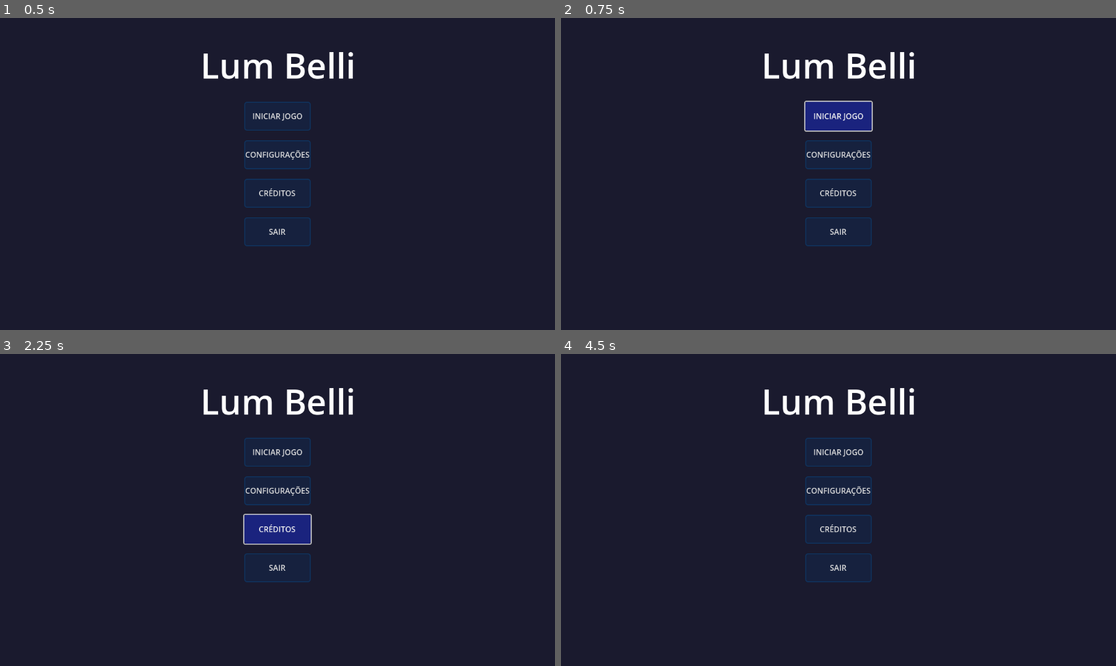
Above: before the commit, frames 1-4 (two rows, left to right).
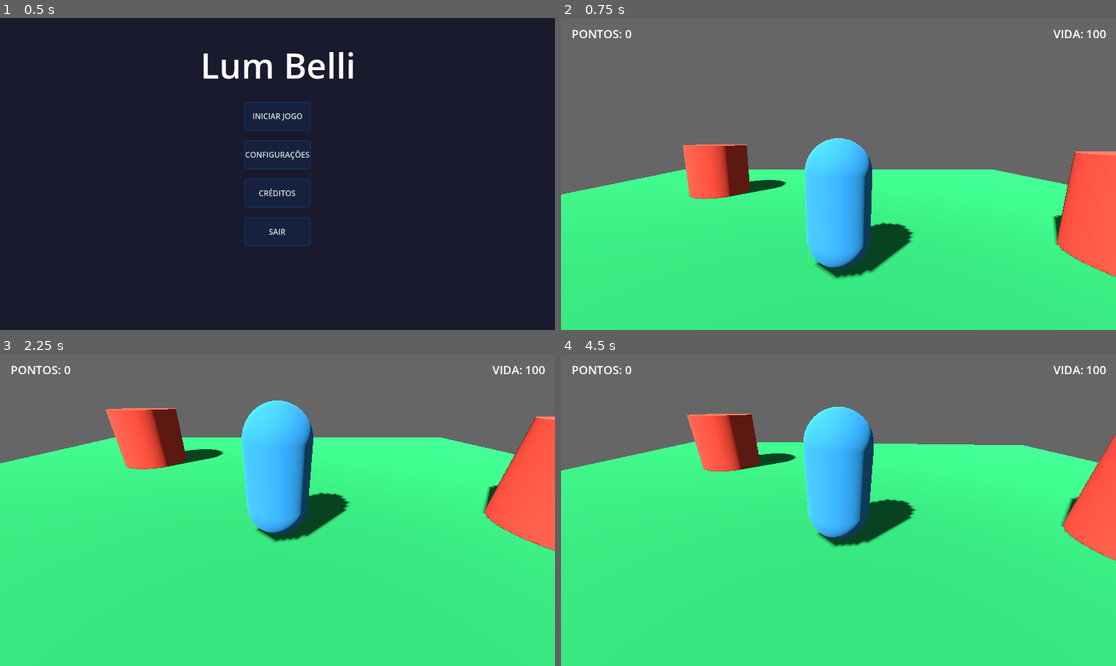
Above: after the commit, the same moments.

Repository: Jhonathan324/Lum-Belli
Game: Godot game, scene res://scenes/MainMenu.tscn
Same seed, same stepped clock (60 frames per second), same inputs: the game is played once before the commit and once after it.
Inputs (mouse positions are in pixels of both pictures, inside the frame that each line leads up to):
- Up to frame 1 (0.5 s): no input
- Up to frame 2 (0.75 s): click "INICIAR JOGO" at 0.5 s
- Up to frame 3 (2.25 s): click (277, 450) at 1.25 s, where only the run before the commit has a clickable "INICIAR JOGO"; click (277, 528) at 2 s, where only the run before the commit has a clickable "CRÉDITOS"
- Up to frame 4 (4.5 s): click (838, 491) at 2.75 s, where only the run before the commit has a clickable "CONFIGURAÇÕES"; click (838, 497) at 3.5 s, where only the run before the commit has a clickable "Tela Cheia"; click (821, 522) at 4.25 s, where only the run before the commit has a clickable "VOLTAR"

Frame 1 is identical in both runs. In frame 2, 100% of the frame differs, in the area x 0-100%, y 0-100%; in frame 3, 100%; in frame 4, 100%.

Commit message:
Funcionamento Inicial

Diff:
--- a/project.godot
+++ b/project.godot
@@ -15,6 +15,34 @@
 config/features=PackedStringArray("4.5", "GL Compatibility")
 config/icon="res://icon.svg"
 
+[input]
+
+move_left={
+"deadzone": 0.2,
+"events": [Object(InputEventKey,"resource_local_to_scene":false,"resource_name":"","device":0,"window_id":0,"alt_pressed":false,"shift_pressed":false,"ctrl_pressed":false,"meta_pressed":false,"pressed":false,"keycode":0,"physical_keycode":65,"key_label":0,"unicode":0,"location":0,"echo":false,"script":null)
+]
+}
+move_right={
+"deadzone": 0.2,
+"events": [Object(InputEventKey,"resource_local_to_scene":false,"resource_name":"","device":0,"window_id":0,"alt_pressed":false,"shift_pressed":false,"ctrl_pressed":false,"meta_pressed":false,"pressed":false,"keycode":0,"physical_keycode":68,"key_label":0,"unicode":0,"location":0,"echo":false,"script":null)
+]
+}
+move_forward={
+"deadzone": 0.2,
+"events": [Object(InputEventKey,"resource_local_to_scene":false,"resource_name":"","device":0,"window_id":0,"alt_pressed":false,"shift_pressed":false,"ctrl_pressed":false,"meta_pressed":false,"pressed":false,"keycode":0,"physical_keycode":87,"key_label":0,"unicode":0,"location":0,"echo":false,"script":null)
+]
+}
+move_back={
+"deadzone": 0.2,
+"events": [Object(InputEventKey,"resource_local_to_scene":false,"resource_name":"","device":0,"window_id":0,"alt_pressed":false,"shift_pressed":false,"ctrl_pressed":false,"meta_pressed":false,"pressed":false,"keycode":0,"physical_keycode":83,"key_label":0,"unicode":0,"location":0,"echo":false,"script":null)
+]
+}
+jump={
+"deadzone": 0.2,
+"events": [Object(InputEventKey,"resource_local_to_scene":false,"resource_name":"","device":0,"window_id":0,"alt_pressed":false,"shift_pressed":false,"ctrl_pressed":false,"meta_pressed":false,"pressed":false,"keycode":0,"physical_keycode":32,"key_label":0,"unicode":0,"location":0,"echo":false,"script":null)
+]
+}
+
 [rendering]
 
 renderer/rendering_method="gl_compatibility"
--- /dev/null
+++ b/scenes/levels/Level1_3D.tscn
@@ -0,0 +1,100 @@
+[gd_scene load_steps=13 format=3 uid="uid://b8nx3agol67mk"]
+
+[ext_resource type="Script" uid="uid://cvjqx0pvmsibs" path="res://script/Player3D.gd" id="1_ykbsd"]
+[ext_resource type="PackedScene" uid="uid://bi7hr86l3wmbs" path="res://scenes/HUD3D.tscn" id="2_3rcmi"]
+
+[sub_resource type="StandardMaterial3D" id="StandardMaterial3D_riffh"]
+albedo_color = Color(0.20392157, 0.59607846, 0.85882354, 1)
+
+[sub_resource type="CapsuleMesh" id="CapsuleMesh_dlw35"]
+material = SubResource("StandardMaterial3D_riffh")
+
+[sub_resource type="CapsuleShape3D" id="CapsuleShape3D_6ch3f"]
+
+[sub_resource type="StandardMaterial3D" id="StandardMaterial3D_dlw35"]
+albedo_color = Color(0.15294118, 0.68235296, 0.3764706, 1)
+
+[sub_resource type="BoxMesh" id="BoxMesh_6ch3f"]
+material = SubResource("StandardMaterial3D_dlw35")
+size = Vector3(20, 0.5, 20)
+
+[sub_resource type="BoxShape3D" id="BoxShape3D_1iovf"]
+size = Vector3(20, 0.5, 20)
+
+[sub_resource type="Environment" id="Environment_dlw35"]
+background_mode = 1
+background_color = Color(0.4, 0.4, 0.4, 1)
+
+[sub_resource type="StandardMaterial3D" id="StandardMaterial3D_6ch3f"]
+albedo_color = Color(0.90588236, 0.29803923, 0.23529412, 1)
+
+[sub_resource type="CylinderMesh" id="CylinderMesh_1iovf"]
+material = SubResource("StandardMaterial3D_6ch3f")
+top_radius = 1.0
+bottom_radius = 1.0
+
+[sub_resource type="CylinderShape3D" id="CylinderShape3D_mwb4s"]
+radius = 1.0
+
+[node name="Level1_3D" type="Node3D"]
+
+[node name="Player3D" type="CharacterBody3D" parent="."]
+transform = Transform3D(1, 0, 0, 0, 1, 0, 0, 0, 1, 0, 1.3, 0)
+script = ExtResource("1_ykbsd")
+
+[node name="MeshInstance3D" type="MeshInstance3D" parent="Player3D"]
+mesh = SubResource("CapsuleMesh_dlw35")
+
+[node name="CollisionShape3D" type="CollisionShape3D" parent="Player3D"]
+shape = SubResource("CapsuleShape3D_6ch3f")
+
+[node name="PlayerCamera" type="Camera3D" parent="Player3D"]
+transform = Transform3D(1, 0, 0, 0, 0.9848077, 0.17364818, 0, -0.17364818, 0.9848077, 0, 1, 3)
+current = true
+
+[node name="Floor" type="StaticBody3D" parent="."]
+
+[node name="MeshInstance3D" type="MeshInstance3D" parent="Floor"]
+mesh = SubResource("BoxMesh_6ch3f")
+
+[node name="CollisionShape3D" type="CollisionShape3D" parent="Floor"]
+shape = SubResource("BoxShape3D_1iovf")
+
+[node name="DirectionalLight3D" type="DirectionalLight3D" parent="."]
+transform = Transform3D(0.70710677, 0.49999997, -0.49999997, 0, 0.70710677, 0.70710677, 0.70710677, -0.49999997, 0.49999997, 10, 0, 5)
+light_energy = 1.2
+shadow_enabled = true
+
+[node name="WorldEnvironment" type="WorldEnvironment" parent="."]
+environment = SubResource("Environment_dlw35")
+
+[node name="Obstacle1" type="StaticBody3D" parent="."]
+transform = Transform3D(1, 0, 0, 0, 1, 0, 0, 0, 1, 5, 1, 0)
+
+[node name="MeshInstance3D" type="MeshInstance3D" parent="Obstacle1"]
+mesh = SubResource("CylinderMesh_1iovf")
+
+[node name="CollisionShape3D" type="CollisionShape3D" parent="Obstacle1"]
+shape = SubResource("CylinderShape3D_mwb4s")
+
+[node name="Obstacle2" type="StaticBody3D" parent="."]
+transform = Transform3D(1, 0, 0, 0, 1, 0, 0, 0, 1, -3.5426197, 1, 5.5816426)
+
+[node name="MeshInstance3D" type="MeshInstance3D" parent="Obstacle2"]
+mesh = SubResource("CylinderMesh_1iovf")
+
+[node name="CollisionShape3D" type="CollisionShape3D" parent="Obstacle2"]
+shape = SubResource("CylinderShape3D_mwb4s")
+
+[node name="Obstacle3" type="StaticBody3D" parent="."]
+transform = Transform3D(1, 0, 0, 0, 1, 0, 0, 0, 1, -4.474633, 1, -4.5464067)
+
+[node name="MeshInstance3D" type="MeshInstance3D" parent="Obstacle3"]
+mesh = SubResource("CylinderMesh_1iovf")
+
+[node name="CollisionShape3D" type="CollisionShape3D" parent="Obstacle3"]
+shape = SubResource("CylinderShape3D_mwb4s")
+
+[node name="UILayer" type="CanvasLayer" parent="."]
+
+[node name="HUD3D" parent="UILayer" instance=ExtResource("2_3rcmi")]
--- a/script/main_menu.gd
+++ b/script/main_menu.gd
@@ -4,8 +4,8 @@
 	print("Menu principal carregado!")
 
 func _on_start_button_pressed():
-	print("Iniciar jogo!")
-	get_tree().change_scene_to_file("res://scenes/Level1.tscn")
+	var level_scene = load("res://scenes/levels/Level1_3D.tscn")
+	get_tree().change_scene_to_packed(level_scene)
 
 func _on_settings_button_pressed():
 	var settings_scene = load("res://scenes/SettingsMenu.tscn")
